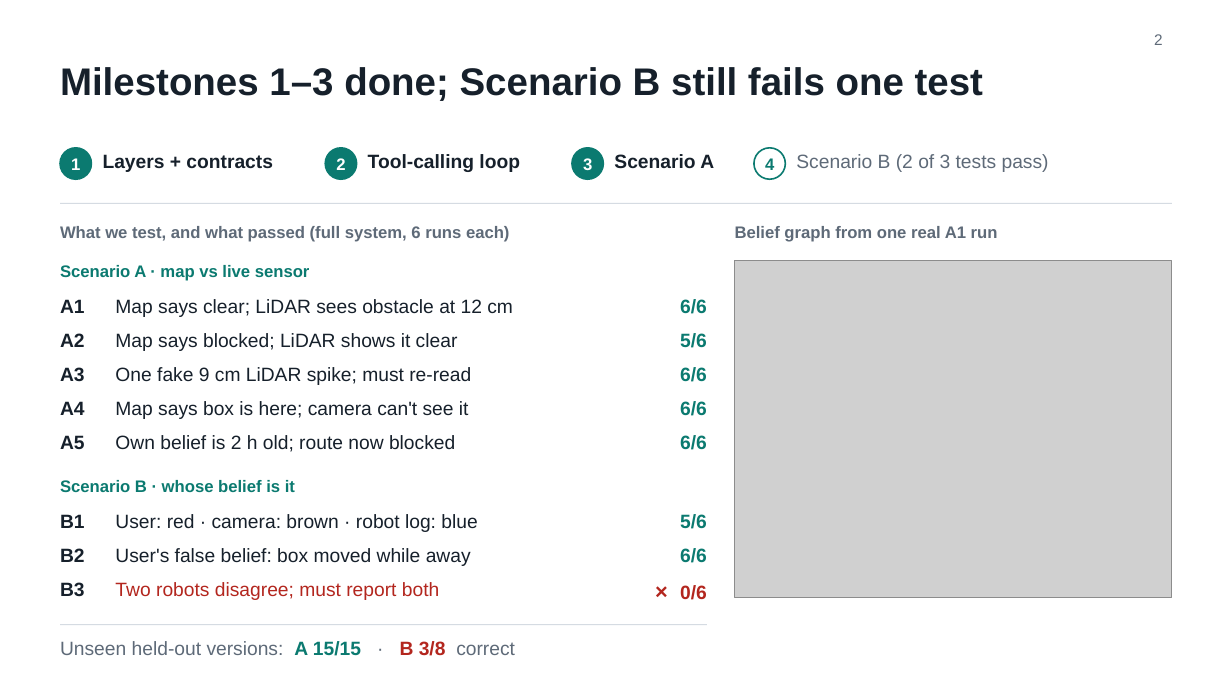
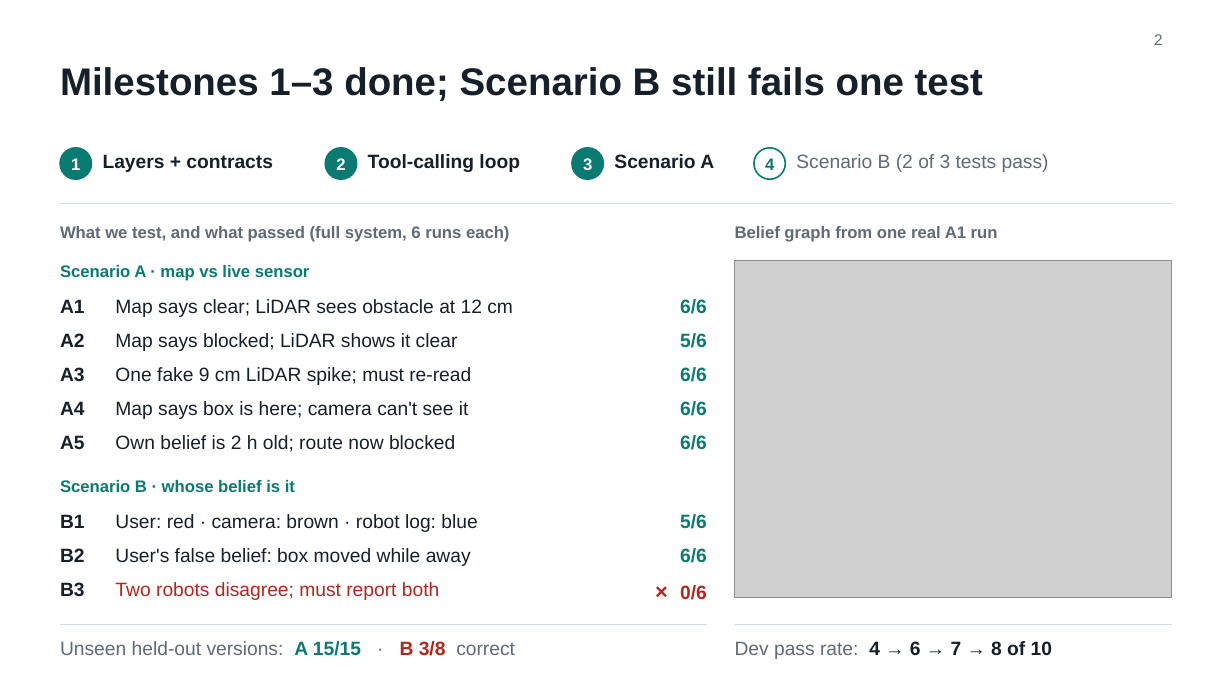
Before and after one commit to Sid-1806/I_Agent_AI_Project, a slide deck: slide 2 of I_Agent_FlashTalk.pptx. Drawn at 1232x693 pixels with LibreOffice and Linux fonts; fonts in the diff are those of the drawing; grey boxes stand for pictures. Boxes give left, top, right and bottom in pixels: in the first picture for what was removed or moved away, otherwise in the second. Text is boxed around its words. In the diff, an @@ line names an element or a change of style, - is before the commit and + after.

Commit message:
Deck: add dev pass rate back to slide 2

```diff
--- a/I_Agent_FlashTalk.pptx
+++ b/I_Agent_FlashTalk.pptx
@@ line added from (735, 625) to (1172, 625), #D5DBE2 0.75 pt @@
@@ text added at [735,641,1052,659], 15 pt, text #5E6A78 @@
+Dev pass rate: 4 → 6 → 7 → 8 of 10
```
